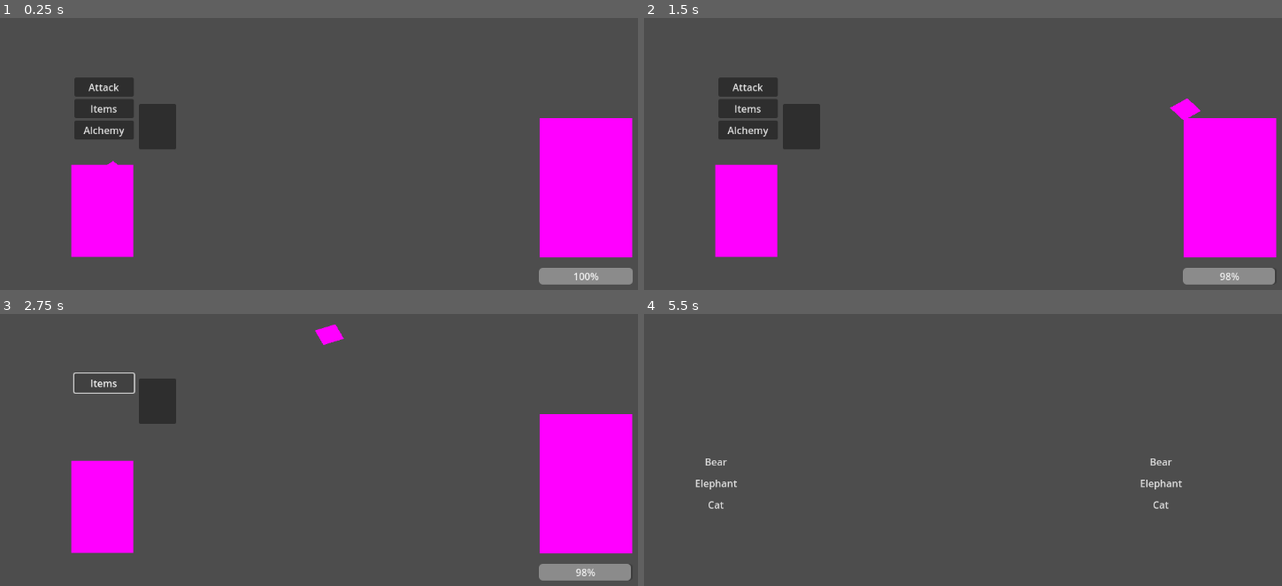
Above: before the commit, frames 1-4 (two rows, left to right).
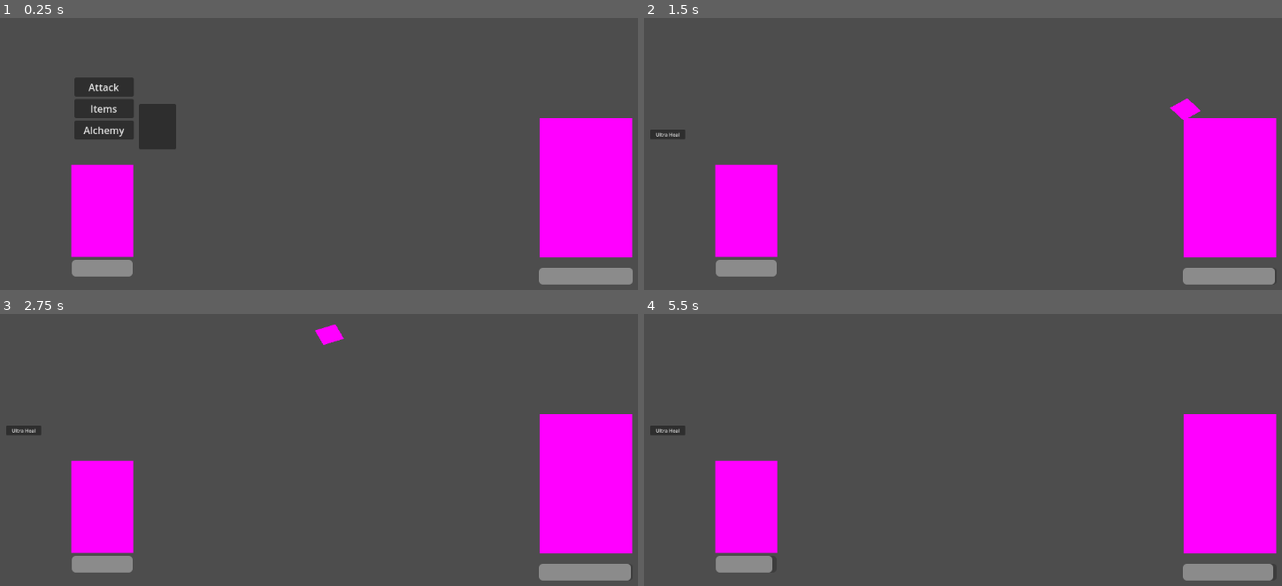
Above: after the commit, the same moments.

Repository: WolfMongress/from_the_shadows_ps_gamejam
Game: Godot game, scene res://battle_scene.tscn
The game is run twice, just before and just after one commit, with the same random seed, the same clock (stepped at 60 frames per second) and the same inputs. After the commit the project has no main scene; this scene is started directly in both runs.
Inputs (mouse positions are in pixels of both pictures, inside the frame that each line leads up to):
- Up to frame 1 (0.25 s): no input
- Up to frame 2 (1.5 s): click "Attack" at 0.5 s; click "Ultra Heal" at 1.25 s
- Up to frame 3 (2.75 s): click (102, 403) at 2 s, where only the run before the commit has a clickable "Items"
- Up to frame 4 (5.5 s): click (746, 382) at 2.75 s, where only the run before the commit has a clickable "Items"; click (746, 425) at 3.5 s, where only the run before the commit has a clickable "Alchemy"; click (803, 384) at 4.25 s, where only the run before the commit has a clickable "Partner"; click (746, 382) at 5 s, where only the run after the commit has a clickable "Attack"

The runs differ from the first frame. In frame 1, 0.7% of the frame differs, in the area x 11-94%, y 52-97%; in frame 2, 3.6%; in frame 3, 1.9%; in frame 4, 13%, in the area x 0-100%, y 36-99%.

Commit message:
Add files via upload

Diff:
--- a/Global.gd
+++ b/Global.gd
@@ -12,6 +12,11 @@
 
 var boss_turn = false
 var boss_phase_1 = true
+
+var boss_weakened
+var boss_ultra_weakened
+var player_shield
+var player_ultra_shield
 
 var three_turn_countdown = 0
 
--- a/alchemia.tscn
+++ b/alchemia.tscn
@@ -6,6 +6,7 @@
 [ext_resource type="Script" path="res://item_inventory.gd" id="4_aarr5"]
 [ext_resource type="Script" path="res://shadows_button.gd" id="4_h7vof"]
 [ext_resource type="Script" path="res://shadows_submenu.gd" id="5_uc0xf"]
+[ext_resource type="Script" path="res://player_health_bar.gd" id="7_rd4oa"]
 
 [sub_resource type="PlaceholderTexture2D" id="PlaceholderTexture2D_ro64n"]
 
@@ -90,6 +91,15 @@
 layout_mode = 2
 text = "Alchemia"
 
+[node name="player_health_bar" type="ProgressBar" parent="."]
+offset_left = -49.0
+offset_top = 80.0
+offset_right = 50.0
+offset_bottom = 107.0
+max_value = 200.0
+show_percentage = false
+script = ExtResource("7_rd4oa")
+
 [connection signal="partner_turn" from="." to="Primary UI" method="_on_alchemia_partner_turn"]
 [connection signal="transformation_submenu_active" from="." to="Primary UI/Attack/Transformation Submenu" method="_on_alchemia_transformation_submenu_active"]
 [connection signal="transformation_submenu_active" from="." to="Primary UI/Items" method="_on_alchemia_transformation_submenu_active"]
--- a/battle_scene.tscn
+++ b/battle_scene.tscn
@@ -59,6 +59,7 @@
 [node name="CollisionShape2D" type="CollisionShape2D" parent="Enemy Projectile/Path2D/PathFollow2D/StaticBody2D"]
 shape = SubResource("CircleShape2D_cg8r8")
 
+[connection signal="timeout" from="Timer" to="Alchemia" method="_on_timer_timeout"]
 [connection signal="timeout" from="Timer" to="Enemy Projectile" method="_on_timer_timeout"]
 [connection signal="player_turn" from="boss" to="Alchemia" method="_on_placeholderboss_player_turn"]
 [connection signal="attacking_regular" from="Alchemia" to="boss" method="_on_alchemia_attacking_regular"]
--- a/boss.tscn
+++ b/boss.tscn
@@ -29,6 +29,7 @@
 offset_bottom = 158.0
 max_value = 500.0
 value = 500.0
+show_percentage = false
 script = ExtResource("2_webs8")
 
 [connection signal="boss_health_bar" from="." to="ProgressBar" method="_on_placeholderboss_boss_health_bar"]
--- a/enemy_projectile.gd
+++ b/enemy_projectile.gd
@@ -7,13 +7,20 @@
 @export var phase1_timer : Timer
 var projectile_out = false
 
+func _ready():
+	$Path2D/PathFollow2D.progress_ratio
+	hide()
+
 func _process(delta):
 	if Global.boss_turn != false:
 		path_follow.progress += speed * delta
 		if not projectile_out:
+			show()
 			phase1_timer.start()
 			projectile_out = true
 
 func _on_timer_timeout():
 	Global.boss_turn = false
+	Global.player_turn = true
 	self.hide()
+	$Path2D/PathFollow2D.progress_ratio = 0
--- a/partner.gd
+++ b/partner.gd
@@ -3,37 +3,39 @@
 signal boss_turn
 
 func _on_alchemia_partner_turn():
-	$"Partner UI".visible = true
 	if Global.bear_bear:
 		print(Global.bear_bear)
-		$"Partner UI/Ultra Weaken".visible = true
+		$"Partner UI/Ultra Weaken".show()
 	elif Global.bear_cat:
-		$"Partner UI/Weaken".visible = true
-		$"Partner UI/Heal".visible = true
+		$"Partner UI/Weaken".show()
+		$"Partner UI/Heal".show()
 	elif Global.bear_elephant:
-		$"Partner UI/Weaken".visible = true
-		$"Partner UI/Shield".visible = true
+		$"Partner UI/Weaken".show()
+		$"Partner UI/Shield".show()
 	elif Global.cat_bear:
-		$"Partner UI/Weaken".visible = true
-		$"Partner UI/Heal".visible = true
+		$"Partner UI/Weaken".show()
+		$"Partner UI/Heal".show()
 	elif Global.cat_cat:
-		$"Partner UI/Ultra Heal".visible = true
+		$"Partner UI/Ultra Heal".show()
 	elif Global.cat_elephant:
-		$"Partner UI/Shield".visible = true
-		$"Partner UI/Heal".visible = true
+		$"Partner UI/Shield".show()
+		$"Partner UI/Heal".show()
 	elif Global.elephant_bear:
-		$"Partner UI/Weaken".visible = true
-		$"Partner UI/Shield".visible = true
+		$"Partner UI/Weaken".show()
+		$"Partner UI/Shield".show()
 	elif Global.elephant_cat:
-		$"Partner UI/Shield".visible = true
-		$"Partner UI/Heal".visible = true
+		$"Partner UI/Shield".show()
+		$"Partner UI/Heal".show()
 	elif Global.elephant_elephant:
-		$"Partner UI/Ultra Shield".visible = true
+		$"Partner UI/Ultra Shield".show()
 
 func _on_ultra_weaken_pressed():
+	$"Partner UI/Ultra Weaken".hide()
+	$"Partner UI".hide()
 	Global.boss_turn = true
-	hide()
+	Global.boss_ultra_weakened = true
 
 func _on_ultra_heal_pressed():
 	Global.boss_turn = true
-	hide()
+	Global.player_health = (Global.player_health + 20)
+	$"Partner UI/Ultra Heal".hide()
--- a/partner_shadowplay.gd
+++ b/partner_shadowplay.gd
@@ -176,4 +176,5 @@
 		Global.elephant_bear = false
 		Global.elephant_cat = false
 		Global.elephant_elephant = false
+	Global.player_turn = false
 	get_tree().change_scene_to_file("res://battle_scene.tscn")
--- a/player.gd
+++ b/player.gd
@@ -18,12 +18,14 @@
 
 signal transformation_submenu_active
 
-func _ready():
+func _process(delta):
 	if Global.player_turn == true:
 		$"Primary UI".show()
 	elif Global.player_turn == false:
 		$"Primary UI".hide()
 		partner_turn.emit()
+	if Global.player_health > 200:
+		Global.player_health = 200
 
 func _on_placeholderboss_player_turn():
 		$"Primary UI".show()
@@ -35,11 +37,11 @@
 		transformation_submenu_active.emit()
 		if Global.beast1 == true:
 			pass
+	Global.player_turn = false
 	partner_turn.emit()
 
 #code doing with partner transformations
 func _on_partner_pressed():
-	Global.player_turn = false
 	$"Primary UI".hide()
 	await get_tree().create_timer(1.0).timeout
 	get_tree().change_scene_to_file("res://partner_shadowplay.tscn")
@@ -69,3 +71,39 @@
 func _on_transformations_beast_3_transformation():
 	Global.beast3 = true
 	Global.three_turn_countdown = 3
+
+#weaken is boss damage * 0.9
+#block is boss damage * 0.9
+#shield is boss damage * 0.8
+#ultra weaken is boss damage * 0.8
+#ultra shield is bossdamage * 0.7
+
+func _on_timer_timeout():
+	if Global.boss_phase_1:
+		if Global.boss_weakened:
+			if Input.is_action_pressed("block"):
+				Global.player_health = (Global.player_health - 12)
+			else:
+				Global.player_health = (Global.player_health - 13)
+			if Global.player_shield == true:
+				Global.player_health = (Global.player_health - 10)
+		elif Global.boss_ultra_weakened:
+			if Input.is_action_pressed("block"):
+				Global.player_health = (Global.player_health - 10)
+			elif Global.player_shield:
+				Global.player_health = (Global.player_health - 9)
+			else:
+				Global.player_health = (Global.player_health - 12)
+		elif Global.player_shield:
+			Global.player_health = (Global.player_health - 12)
+		elif Global.player_ultra_shield:
+			if Global.boss_weakened:
+				Global.player_health = (Global.player_health - 9)
+			else:
+				Global.player_health = (Global.player_health - 10)
+		else:
+			if Input.is_action_pressed("block"):
+				Global.player_health = (Global.player_health - 13)
+			else:
+				Global.player_health = (Global.player_health - 15)
+		print(Global.player_health)
--- /dev/null
+++ b/player_health_bar.gd
@@ -0,0 +1,4 @@
+extends ProgressBar
+
+func _process(delta):
+	value = Global.player_health
--- a/project.godot
+++ b/project.godot
@@ -11,7 +11,6 @@
 [application]
 
 config/name="from_the_shadows"
-run/main_scene="res://battle_scene.tscn"
 config/features=PackedStringArray("4.2", "GL Compatibility")
 
 [autoload]
Not shown: 1 places in alchemia.tscn that only renumber resources
